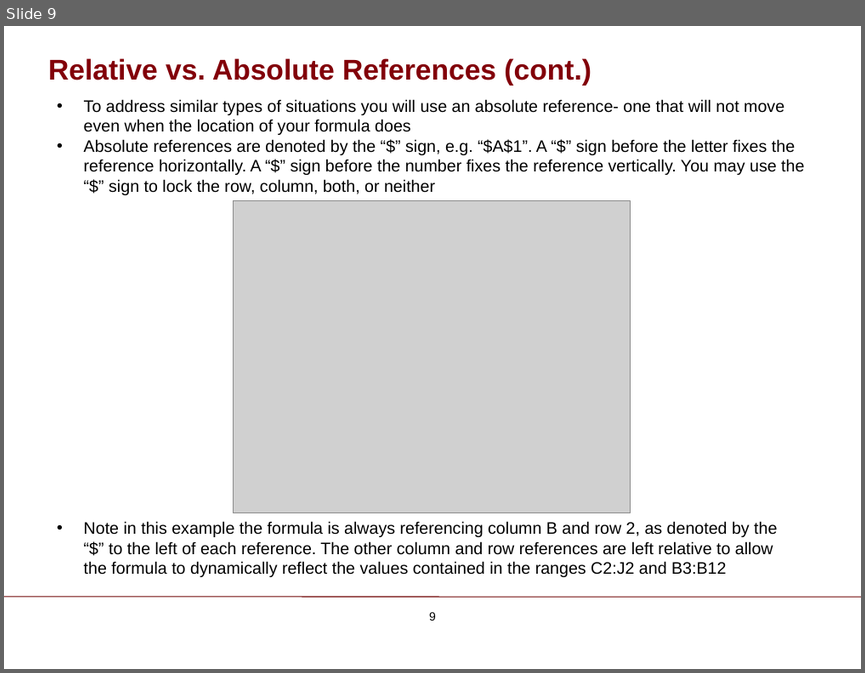
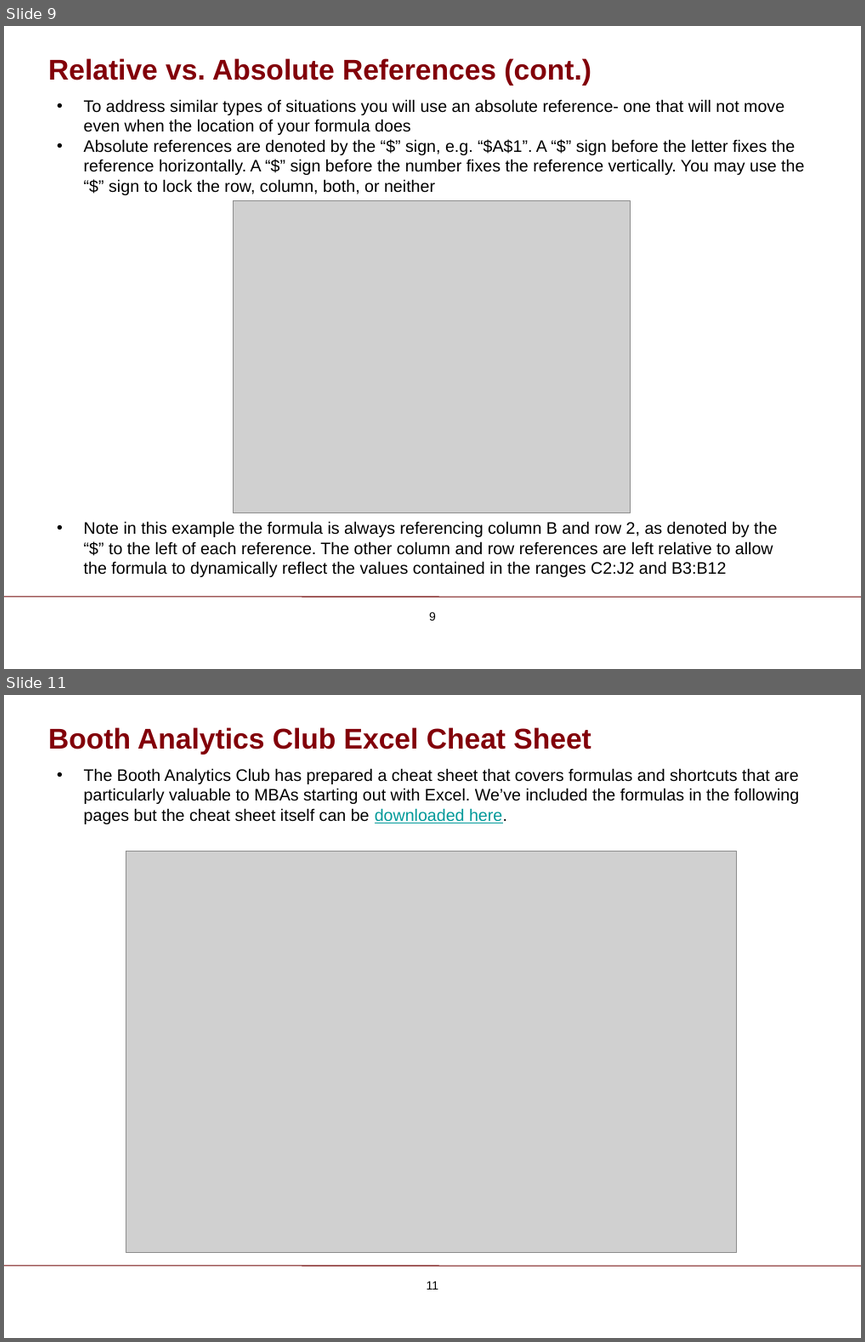
Before and after one commit to ChicagoBoothAnalytics/site, a slide deck: zzz MEDIA/Excel Basics.pptx. Shown one above the other, each under a label of ours: slide 9 before the commit, slides 9 and 11 after it; the slides between them are not shown. The pictures are 865x673 and 865x1342 pixels, drawn with LibreOffice and Linux fonts; fonts in the diff are those of the drawing; grey boxes stand for pictures; background and template pictures are left out. Boxes give left, top, right and bottom in pixels: in the first picture for what was removed or moved away, otherwise in the second. Text is boxed around its words. In the diff, an @@ line names an element or a change of style, - is before the commit and + after.

Commit message:
Added formulas to ppt

```diff
--- a/zzz MEDIA/Excel Basics.pptx
+++ b/zzz MEDIA/Excel Basics.pptx
@@ slide 11 added at bbox=[4, 695, 861, 1338], background #FFFFFF; not listed: 1 template element that a slide beside it also shows @@
@@ text added at bbox=[48, 727, 590, 755], 24 pt, text #820009, bold @@
+Booth Analytics Club Excel Cheat Sheet
@@ text added at bbox=[84, 768, 799, 824], 14 pt, text #000000 @@
+• The Booth Analytics Club has prepared a cheat sheet that covers formulas and shortcuts that are particularly valuable to MBAs starting out with Excel. We’ve included the formulas in the following pages but the cheat sheet itself can be downloaded here.
@@ picture added at bbox=[126, 851, 737, 1252] @@
@@ page number added at bbox=[426, 1281, 438, 1289], 10 pt, text #000000 @@
+11
```
Also in this commit, not shown: 2 other slides added.
